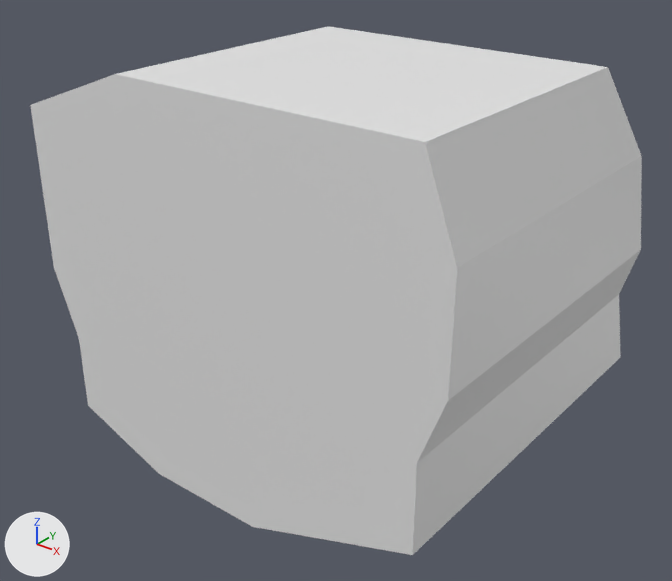
What one commit did to the FBX model Assets/Graph/Meshes/Blockout/SMB_groundM_A.fbx.
Rendered twice from a 50 mm lens placed at (74.6, -100.6, 54.0), pointed at (-2.0, -4.9, -5.4). Every picture has the same lights, and +X, +Y and +Z are marked at lower left. Where no turn or scale is listed for an object, it has been applied to the vertices.

Before the edit, the objects in view are built like this:
```python
me_mesh = bpy.data.meshes.new('Mesh')
me_mesh.from_pydata(...)  # 24 vertices, 44 faces; spans x -33.3..33.3, y -30.6..30.6, z -28.9..28.9
ob_smb_groundm_a = bpy.data.objects.new('SMB_groundM_A', me_mesh)
ob_smb_groundm_a.location = (0.0, 0.0, 0.0)
```
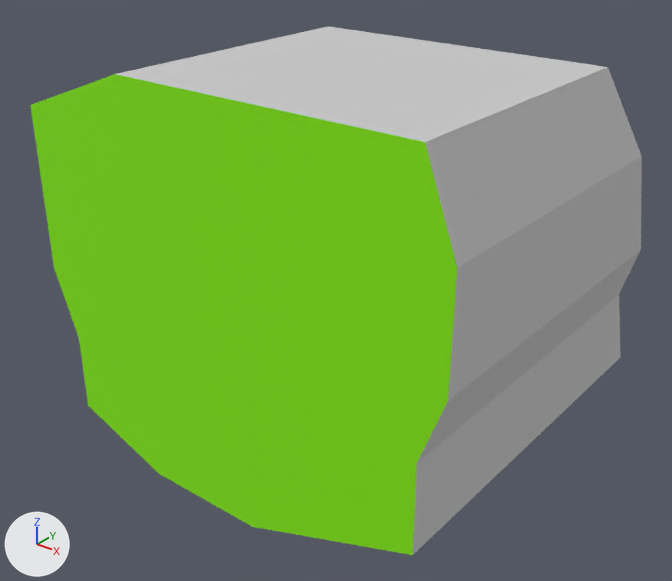
The newer file is also rescaled (x0.7) as a whole; pictures and numbers use the older file's frame.

Changed parts and their boxes (x1, y1, x2, y2) in the pictures (672 x 581 px):
part 1 of me_mesh, recoloured (white to grey)
    both: (117, 26, 642, 554)
part 2 of me_mesh, recoloured (grey to green)
    both: (30, 74, 457, 555)

The edits, one by one:
Material 'rock' (mat_rock) is new.
Its base color is (0.588, 0.588, 0.588) (light grey #cacaca).
Its roughness is 0.859.
Material 'Grass' (mat_grass) is new.
Its base color is (0.243, 0.867, 0.0) (green #87ef00).
Its roughness is 0.859.
me_mesh has 24 vertices, 44 faces and spans x -33.3..33.3, y -30.6..30.6, z -28.9..28.9.
me_mesh is used by ob_smb_groundm_a; location (0.0, 0.0, 0.0).
me_mesh part 1: all 24 faces centred in x -33.3..33.2, y -17.3..10.2, z -28.9..28.9 switch from no material to mat_rock (light grey #cacaca).
me_mesh part 2: all 10 faces centred in x -27.2..21.3, y -30.6, z -23.2..25.0 switch from no material to mat_grass (green #87ef00).
